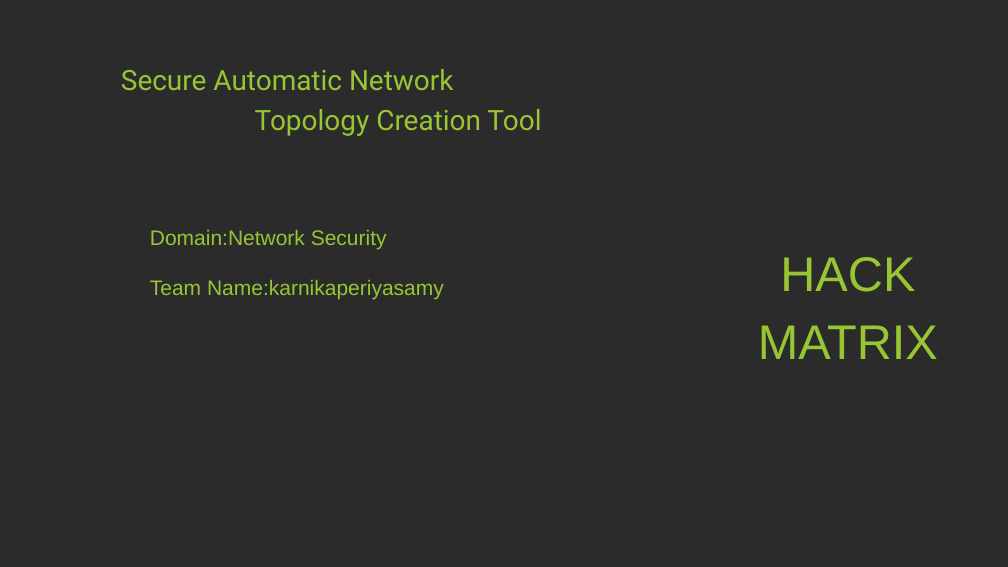
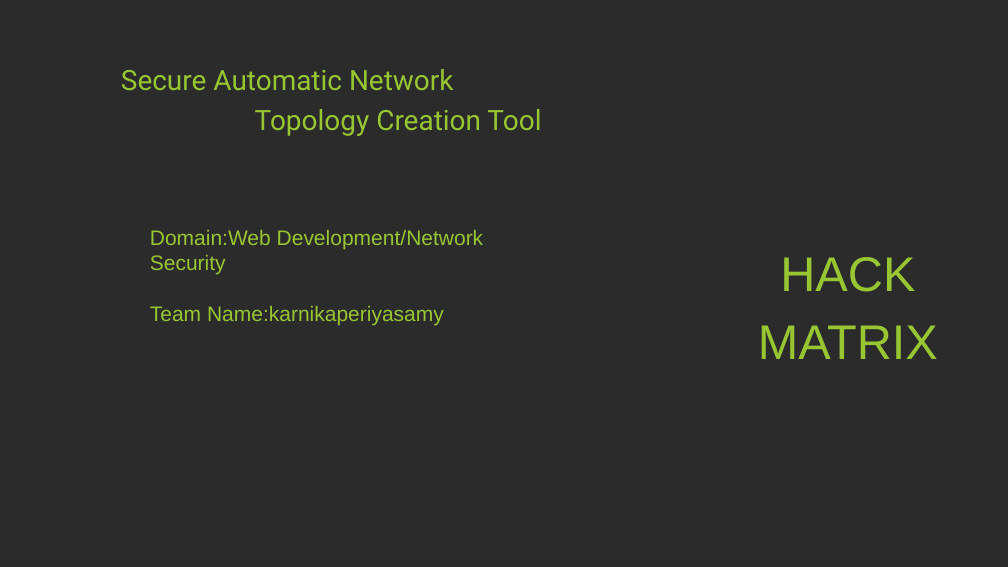
Before and after one commit to karnikaperiyasamy/AutoNetworkTopology-HackMatrix2026, a slide deck: slide 1 of HackMatrix_presentation.pptx. Drawn at 1008x567 pixels with LibreOffice and Linux fonts; fonts in the diff are those of the drawing; background and template pictures are left out; a plain dark background stands for a picture behind light text. Boxes give left, top, right and bottom in pixels: in the first picture for what was removed or moved away, otherwise in the second. Text is boxed around its words. In the diff, an @@ line names an element or a change of style, - is before the commit and + after.

```diff
--- a/HackMatrix_presentation.pptx
+++ b/HackMatrix_presentation.pptx
@@ text at [150,230,484,325]: text changed @@
-Domain:Network Security
-Team Name:karnikaperiyasamy
+Domain:Web Development/Network Security
+Team Name:karnikaperiyasamy
```
Also in this commit, not shown: 1 other file.
